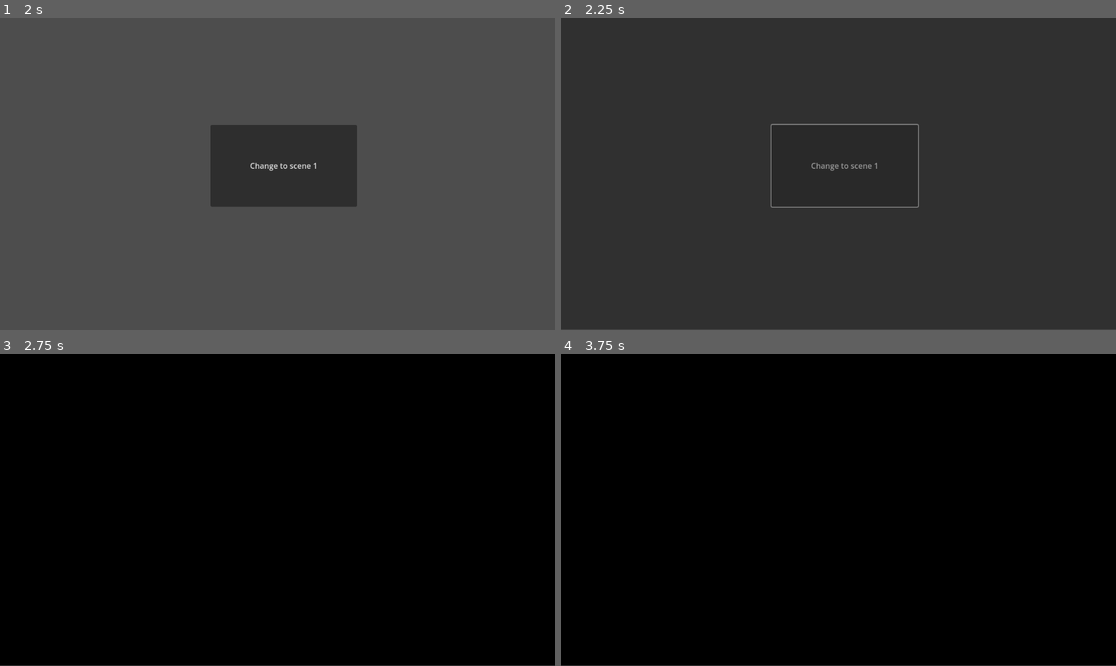
Above: before the commit, frames 1-4 (two rows, left to right).
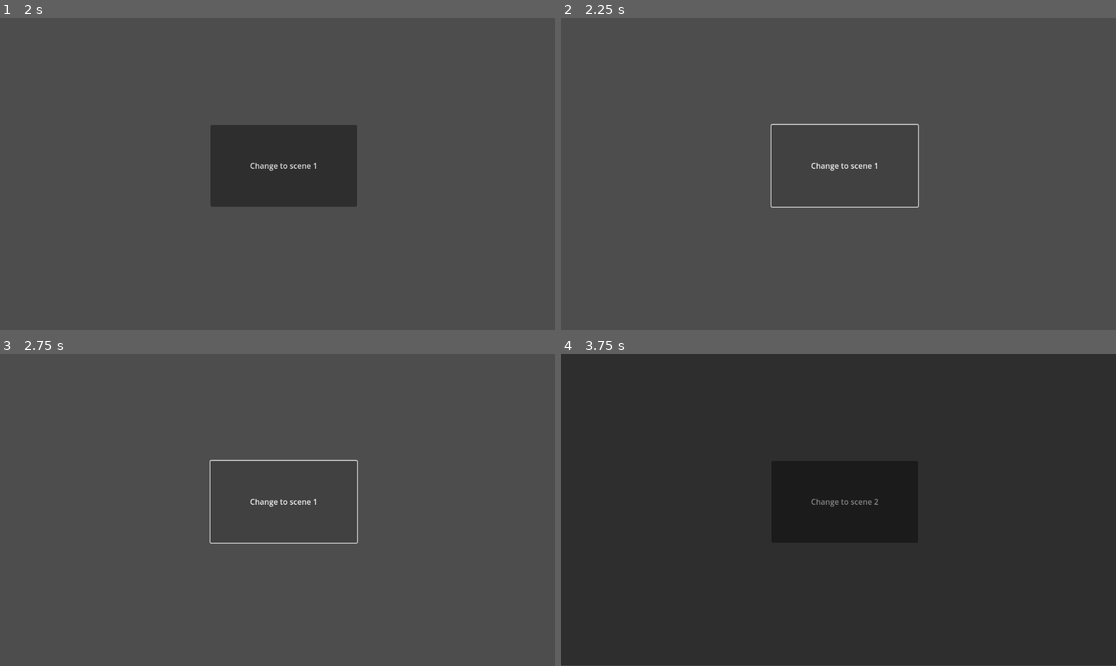
Above: after the commit, the same moments.

Repository: lucascarrug/Godot-Prototype-Project---Scene-Manager
Game: Godot game, scene res://Scenes/1.tscn
The game is run twice, just before and just after one commit, with the same random seed, the same clock (stepped at 60 frames per second) and the same inputs.
Inputs:
- Up to frame 1 (2 s): click "Change to scene 2" at 0.5 s; click "Change to scene 1" at 1.25 s
- Up to frame 2 (2.25 s): click "Change to scene 1" at 2 s
- Up to frame 3 (2.75 s): no input
- Up to frame 4 (3.75 s): click "Change to scene 2" (after the commit: "Change to scene 1") at 2.75 s; click "Change to scene 2" at 3.5 s

Frame 1 is identical in both runs. In frame 2, 93% of the frame differs, in the area x 0-100%, y 0-100%; in frame 3, 100%; in frame 4, 100%.

Commit message:
loading screen dont break easily

Diff:
--- a/Scripts/SceneManager.gd
+++ b/Scripts/SceneManager.gd
@@ -89,4 +89,4 @@
 		return
 	loading_screen.end_transition()
 	await loading_screen.animation_player.animation_finished
-	loading_screen = null
+	loading_screen.queue_free()
